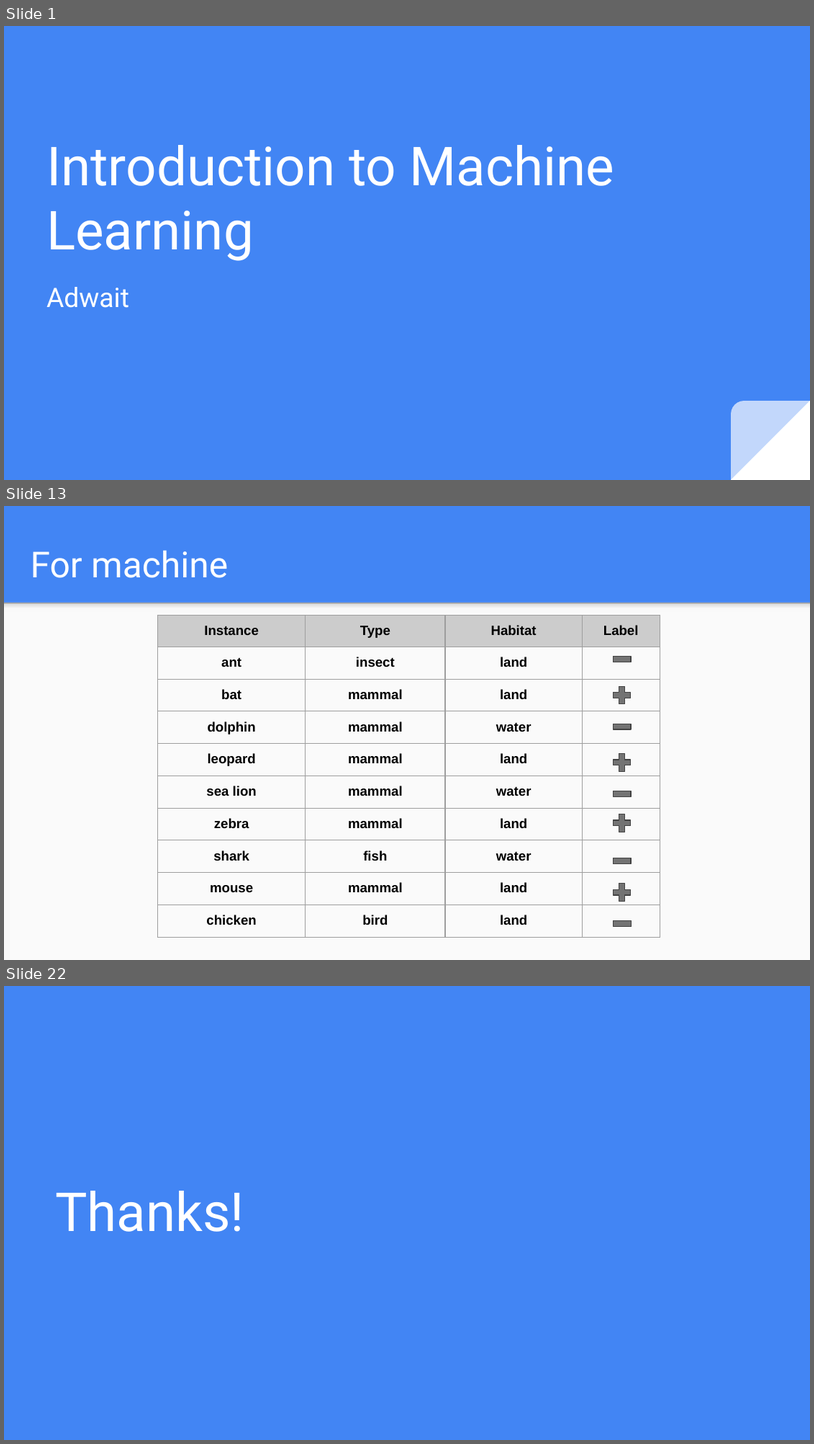
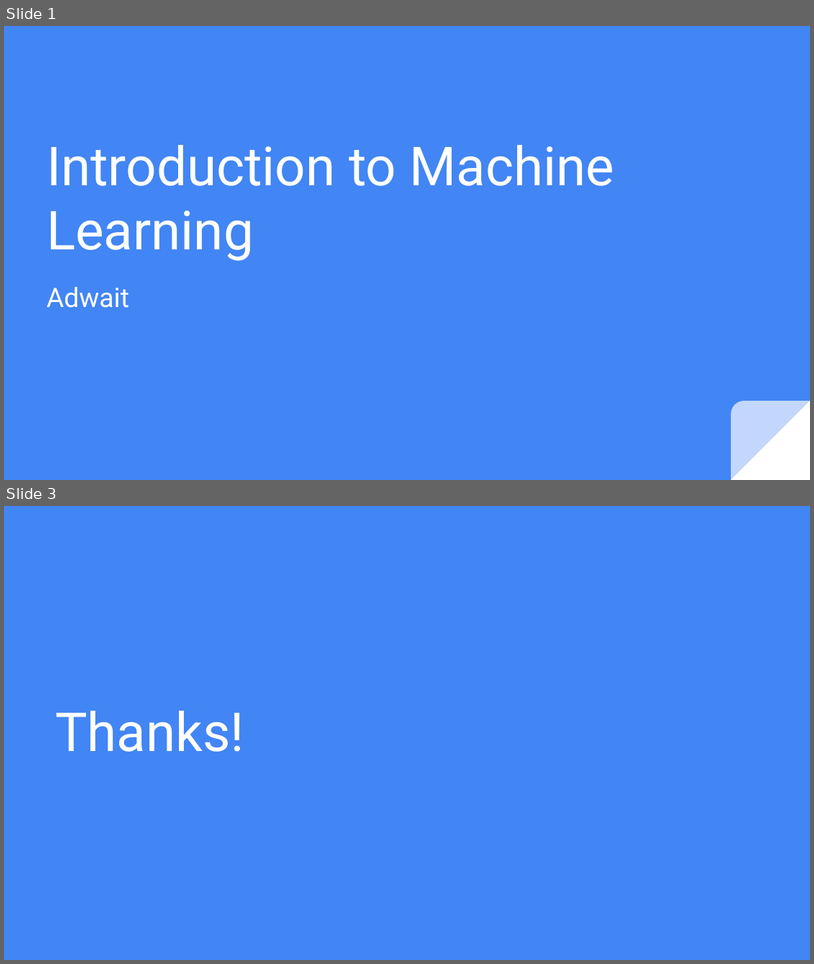
Before and after one commit to yantraguru/ml_course_2019, a slide deck: week 02/Week 02_Recap.pptx. Shown one above the other, each under a label of ours: slides 1, 13 and 22 before the commit, slides 1 and 3 after it; the slides between them are not shown. The pictures are 814x1444 and 814x964 pixels, drawn with LibreOffice and Linux fonts; fonts in the diff are those of the drawing. Boxes give left, top, right and bottom in pixels: in the first picture for what was removed or moved away, otherwise in the second. Text is boxed around its words. In the diff, an @@ line names an element or a change of style, - is before the commit and + after.

```diff
--- a/week 02/Week 02_Recap.pptx
+++ b/week 02/Week 02_Recap.pptx
@@ slide 13 removed at [4,506,810,960], background #4285F4 @@
@@ title removed at [31,550,228,578] @@
-For machine
@@ rectangle removed at [4,602,810,960] @@
@@ rectangle removed at [4,602,810,613] @@
@@ table removed at [158,615,660,937], 10 rows, 4 columns @@
-Instance | Type | Habitat | Label
-ant | insect | land | 
-bat | mammal | land | 
-dolphin | mammal | water | 
-leopard | mammal | land | 
-sea lion | mammal | water | 
-zebra | mammal | land | 
-shark | fish | water | 
-mouse | mammal | land | 
-chicken | bird | land | 
@@ math minus removed at [610,647,635,672] @@
@@ plus sign removed at [610,682,635,707] @@
@@ math minus removed at [610,714,635,739] @@
@@ plus sign removed at [610,750,635,775] @@
@@ math minus removed at [610,782,635,806] @@
@@ plus sign removed at [610,811,635,835] @@
@@ math minus removed at [610,849,635,873] @@
@@ plus sign removed at [610,880,635,904] @@
@@ math minus removed at [610,911,635,936] @@
@@ what was slide 22 is now slide 3 @@
```
Also in this commit, not shown: 1 slide added, 19 other slides removed, 12 other files.
